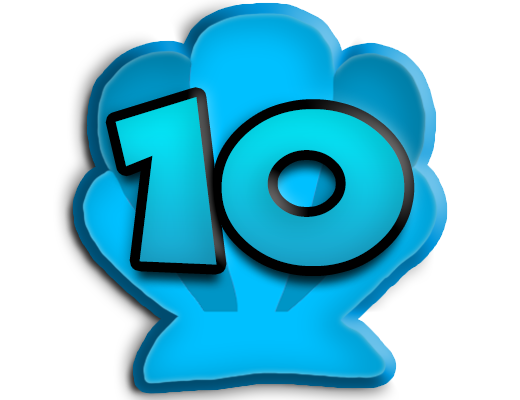
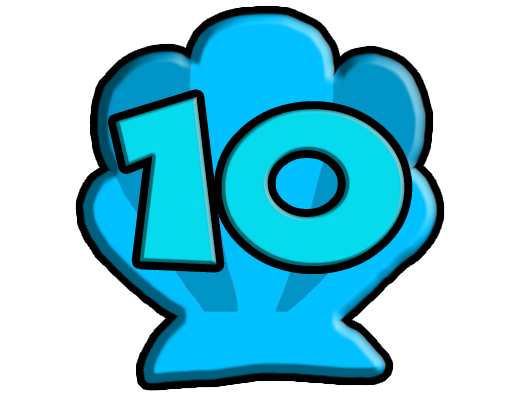
Layered file, before and after one edit (520x400). Changes by layer:
painted on "10" over [115, 97, 405, 266]
